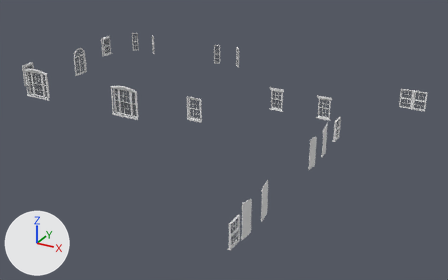
Before and after pictures for a commit that changed the glTF model na-project-portal/26-Projects/RB05__WestFarm/30__TrueVision__AppContent/DesignPhase01__ConceptDesign__Scheme-01/RB05__Storey__GroundFloor__ProposedWindows__MeshModel__.glb.
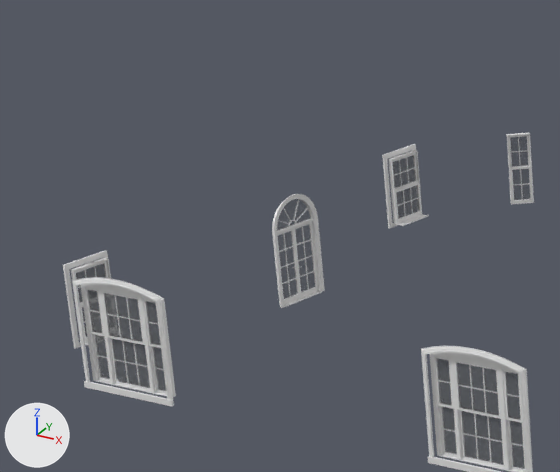
There are two pictures of each version: one whole from a camera (50 mm lens) standing at (52.1, -27.3, 21.4) and looking at (27.2, 17.8, -1.2), one close up on the part from 1% to 32% of the width and 0% to 42% of the height. Arrows for +X, +Y and +Z are at lower left; the lights stay in place. The first two pictures are the older version. Where no turn or scale is listed for an object, it has been applied to the vertices. Vertices at exactly the same position are counted once.

In view in the first close-up: '24__ProposedBuilding__Windows::Default', 'AWN001__Window___ID18835951', 'AWN001__Window___ID18835951.001', 'AWN001__Window___ID18835952', 'AWN001__Window___ID18835952.001', 'AWN002__Window___ID18835953', 'AWN002__Window___ID18835953.001', 'AWN005__Window___ID18815852', 'AWN015__Window___ID22931465', 'AWN015__Window___ID22931465.001', 'Na__Door__Closed::Default', 'Na__Door__Closed::Default.001', 'Na__Door__Closed::MAT101__Glass__ClearDefault', 'Na__Door__Closed::MAT101__Glass__ClearDefault.001', 'Window__Front__ArchedWindow_ID18871439', 'Window__Front__ArchedWindow_ID18871441', 'Window__WestFascade__GroundFloor-01_ID23333086', 'Window__WestFascade__GroundFloor-02_ID23333087' and 1 more.
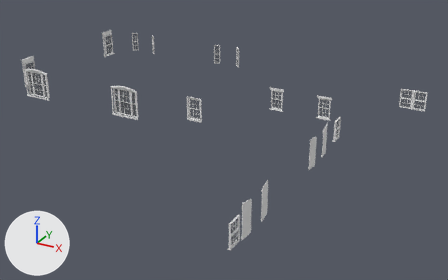
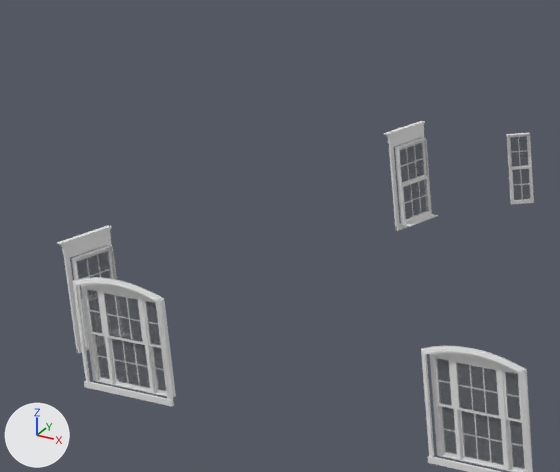
The change in detail:
me_mesh_0_24__proposedbuilding__windows__default is used by ob_24__proposedbuilding__windows__default; location (0.0, 0.0, 0.0).
me_mesh_0_24__proposedbuilding__windows__default had 4362 vertices, 8290 faces and spanned x 5.4..41.3, y 2.3..28.9, z 0.0..3.0.
me_mesh_0_24__proposedbuilding__windows__default now has 1090 vertices, 1864 faces and spans x 24.0..41.3, y 2.3..28.9, z 0.0..2.7.
me_mesh_0_24__proposedbuilding__windows__default part 1: 12 loose pieces with 3272 vertices, spanning x 5.4..5.6, y 23.0..24.8, z 0.0..3.0, are deleted.
Other edits to the shape of me_mesh_0_24__proposedbuilding__windows__default do not show in these pictures.
Mesh me_sharedmesh_awn016__window__loggiagroundfloorwing is new.
It has 275 vertices, 492 faces and spans x 0.0..1.31, y -0.02..0.17, z 0.0..2.38.
Faces by material slot: [348, 144].
It uses material mat_default (white #e7e7e7).
It uses material mat_mat101__glass__cleardefault (grey #76787c).
Mesh me_sharedmesh_window__slidingsash_1 is new.
It has 600 vertices, 1120 faces and spans x -0.09..1.69, y -0.08..0.47, z -0.14..2.82.
Faces by material slot: [976, 144].
It uses material mat_default (white #e7e7e7).
It uses material mat_mat101__glass__cleardefault (grey #76787c).
Object 'Window__WestFascade__GroundFloor-02_ID23333087' (ob_window__westfascade__groundfloor_02_id23333087) is deleted.
Object 'Window__WestFascade__GroundFloor-01_ID23333086' (ob_window__westfascade__groundfloor_01_id23333086) is deleted.
Object 'AWN015__Window___ID22931465' (ob_awn015__window___id22931465) is deleted.
Object 'AWN015__Window___ID22931465.001' (ob_awn015__window___id22931465_001) is deleted.
Object 'Na__Door__Closed::Default' (ob_na__door__closed__default) is deleted.
Object 'Na__Door__Closed::MAT101__Glass__ClearDefault' (ob_na__door__closed__mat101__glass__cleardefault) is deleted.
Object 'Na__Door__Closed::Default.001' (ob_na__door__closed__default_001) is deleted.
Object 'Na__Door__Closed::MAT101__Glass__ClearDefault.001' (ob_na__door__closed__mat101__glass__cleardefault_001) is deleted.
Object 'AWN016__Window__LoggiaGroundFloorWing_ID33171343.001' (ob_awn016__window__loggiagroundfloorwing_id33171343_001) is new; it shows me_sharedmesh_awn016__window__loggiagroundfloorwing.
Its location is (4.24, 31.18, 0.47).
Its rotation in degrees is (0, 0, -90).
Object 'AWN016__Window__LoggiaGroundFloorWing_ID33171343' (ob_awn016__window__loggiagroundfloorwing_id33171343) is new; it shows me_sharedmesh_awn016__window__loggiagroundfloorwing.
Its location is (4.24, 18.23, 0.47).
Its rotation in degrees is (0, 0, -90).
Object 'Window__WestFascade__GroundFloor-02_ID33300555' (ob_window__westfascade__groundfloor_02_id33300555) is new; it shows me_sharedmesh_window__slidingsash_1.
Its location is (4.16, 31.32, 0.47).
Its rotation in degrees is (0, 0, -90).
Object 'Window__WestFascade__GroundFloor-02_ID32732590' (ob_window__westfascade__groundfloor_02_id32732590) is new; it shows me_sharedmesh_window__slidingsash_1.
Its location is (4.16, 18.38, 0.47).
Its rotation in degrees is (0, 0, -90).

What differs and where, as boxes [x1, y1, x2, y2] in the close-ups (560 x 472 px):
'AWN016__Window__LoggiaGroundFloorWing_ID33171343.001', added
    after: [395, 138, 432, 226]
'AWN015__Window___ID22931465.001', deleted
    before: [389, 151, 422, 225]
'Window__WestFascade__GroundFloor-02_ID32732590', added
    after: [57, 226, 117, 353]
'24__ProposedBuilding__Windows::Default', reshaped (not visible afterwards)
    before: [272, 194, 325, 308]
'Window__WestFascade__GroundFloor-02_ID33300555', added
    after: [384, 121, 438, 231]
'AWN016__Window__LoggiaGroundFloorWing_ID33171343', added
    after: [71, 245, 117, 347]
'Na__Door__Closed::MAT101__Glass__ClearDefault', deleted
    before: [295, 224, 316, 292]
'Na__Door__Closed::MAT101__Glass__ClearDefault.001', deleted
    before: [278, 231, 298, 299]
'Window__WestFascade__GroundFloor-02_ID23333087', deleted
    before: [63, 250, 110, 349]
'AWN015__Window___ID22931465', deleted
    before: [70, 258, 111, 344]
'Window__WestFascade__GroundFloor-01_ID23333086', deleted
    before: [382, 144, 429, 229]
'Na__Door__Closed::Default', deleted
    before: [294, 221, 318, 298]
'Na__Door__Closed::Default.001', deleted
    before: [277, 228, 300, 305]
